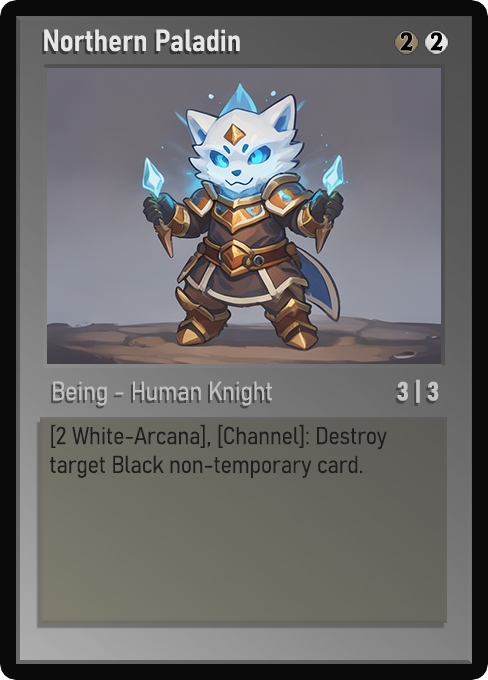
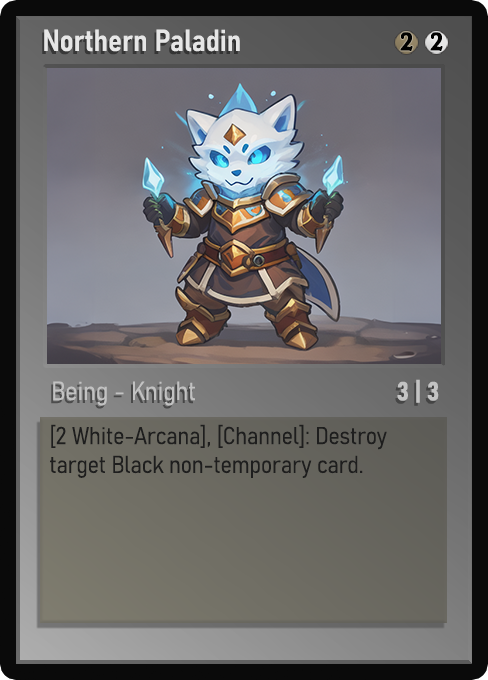
Comparing the layer stacks of the two (488, 680) images. Changes:
painted on "Class" over left=135, top=381, right=272, bottom=406
